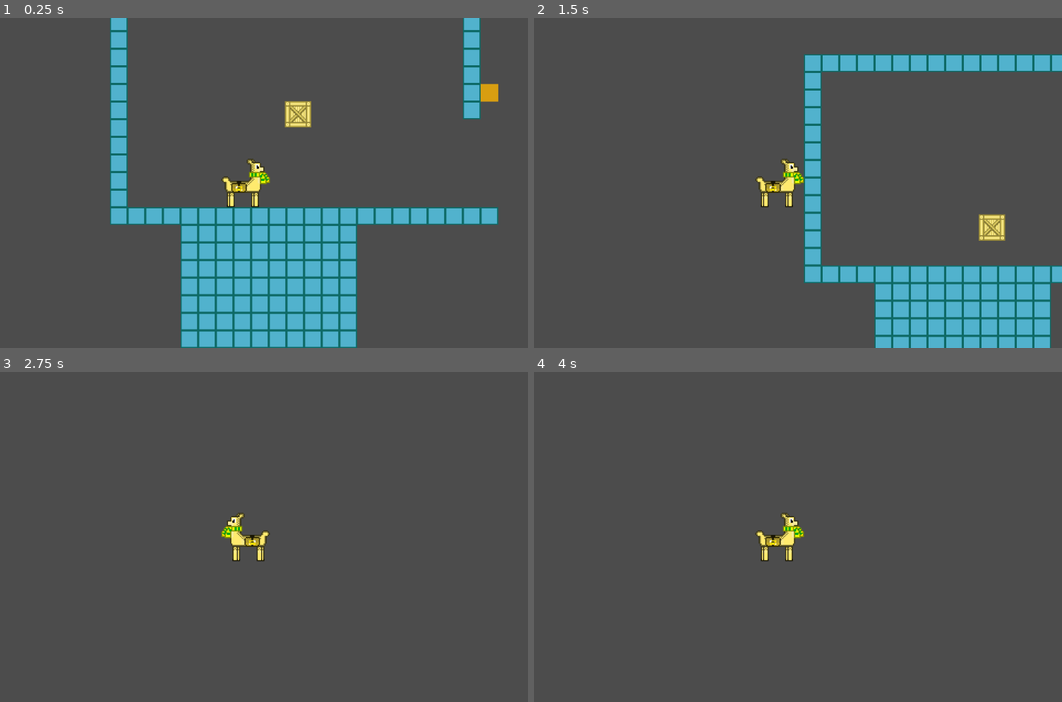
Above: before the commit, frames 1-4 (two rows, left to right).
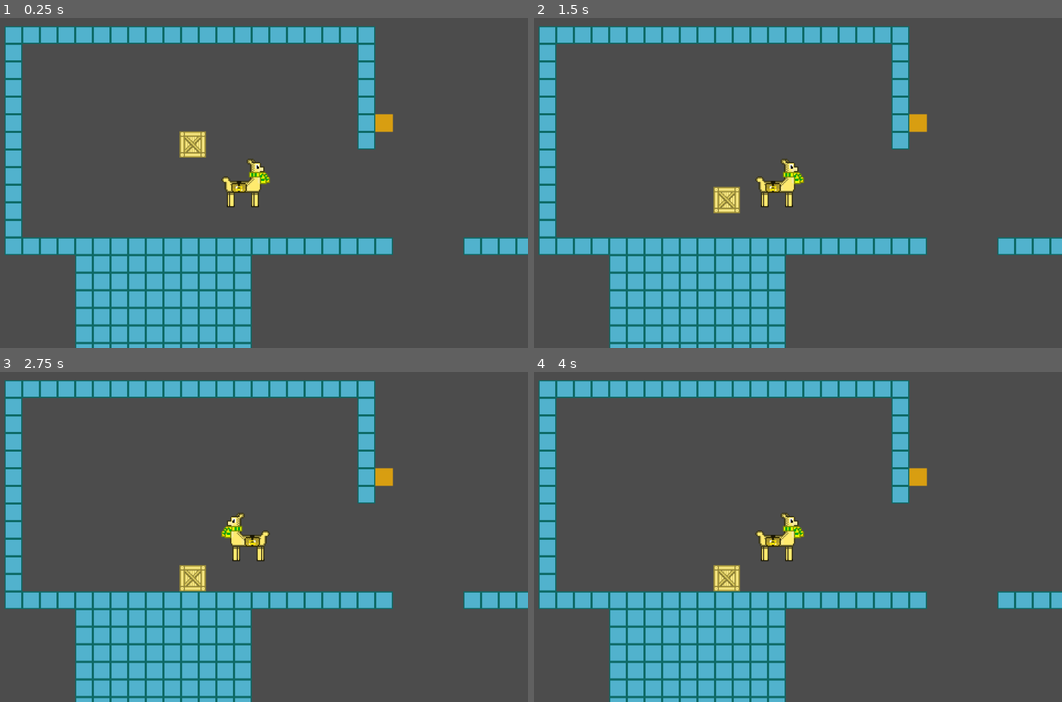
Above: after the commit, the same moments.

Repository: LeoDog896/Llama-Zips
Game: Godot game, scene res://Templates/LevelTemplate.tscn
Same seed, same stepped clock (60 frames per second), same inputs: the game is played once before the commit and once after it.
Inputs (mouse positions are in pixels of both pictures, inside the frame that each line leads up to):
- Up to frame 1 (0.25 s): no input
- Up to frame 2 (1.5 s): tap Enter at 0.5 s; move the mouse to (903, 166) at 0.52 s; hold Right (ui_right) from 0.53 s (still down); tap Tab (grapple) at 0.6, 1.35 s; tap Up (ui_up) at 0.77 s; move the mouse to (666, 199) at 1.27 s
- Up to frame 3 (2.75 s): tap Up (ui_up) at 1.52 s; move the mouse to (300, 464) at 2.02 s; release Right (ui_right) at 2.03 s; hold A (ui_left) from 2.03 s (still down); tap Tab (grapple) at 2.1 s
- Up to frame 4 (4 s): tap Space at 2.75 s; move the mouse to (750, 603) at 2.77 s; release A (ui_left) at 2.78 s; hold Right (ui_right) from 2.78 s (still down); tap Tab (grapple) at 2.85, 3.6 s; tap Up (ui_up) at 3.02, 3.77 s; tap Enter at 3.5 s; move the mouse to (951, 586) at 3.52 s

The runs differ from the first frame. In frame 1, 32% of the frame differs, in the area x 0-100%, y 0-100%; in frame 2, 35%, in the area x 0-100%, y 2-100%; in frame 3, 21%; in frame 4, 21%.
Error after the commit: Invalid set index 'frame' (on base: 'KinematicBody2D (Player.gd)') with value of type 'int'. (res://Utils/Scripts/Player.gd:41)

Commit message:
Added animation(sorta)

Diff:
--- a/Templates/LevelTemplate.tscn
+++ b/Templates/LevelTemplate.tscn
@@ -62,7 +62,7 @@
 [node name="Node2D" type="Node2D"]
 
 [node name="PlayerKin" parent="." instance=ExtResource( 1 )]
-position = Vector2( 246.133, 53.668 )
+position = Vector2( 436.747, 61.0705 )
 collision_mask = 0
 motion/sync_to_physics = false
 
--- a/Utils/Player.tscn
+++ b/Utils/Player.tscn
@@ -1,7 +1,7 @@
 [gd_scene load_steps=4 format=2]
 
 [ext_resource path="res://Utils/Scripts/Player.gd" type="Script" id=1]
-[ext_resource path="res://Llama.png" type="Texture" id=2]
+[ext_resource path="res://Walking_llama.png" type="Texture" id=2]
 
 [sub_resource type="RectangleShape2D" id=1]
 extents = Vector2( 22, 22 )
@@ -25,6 +25,7 @@
 
 [node name="Sprite" type="Sprite" parent="."]
 texture = ExtResource( 2 )
+vframes = 2
 
 [node name="AnimationPlayer" type="AnimationPlayer" parent="Sprite"]
 
--- a/Utils/Scripts/Player.gd
+++ b/Utils/Scripts/Player.gd
@@ -32,10 +32,13 @@
 		velocity.y += delta * gravity
 		if Input.is_action_pressed("ui_left"):
 			velocity.x = -speed
+			self.frame = self.frame + 1
 		elif Input.is_action_pressed("ui_right"):
 			velocity.x =  speed
+			self.frame = self.frame + 1
 		else:
 			velocity.x = 0
+			self.frame = 0
 		if Input.is_action_pressed("ui_up") and is_on_floor():
 			velocity.y = -680
 		elif is_on_floor():
